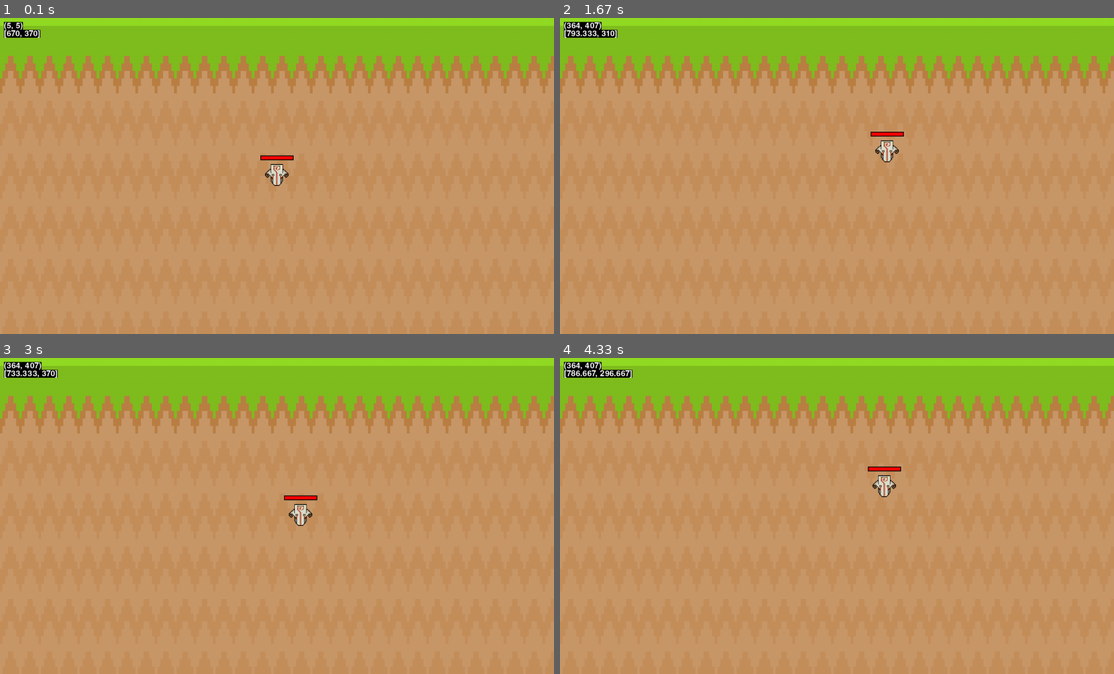
Above: before the commit, frames 1-4 (two rows, left to right).
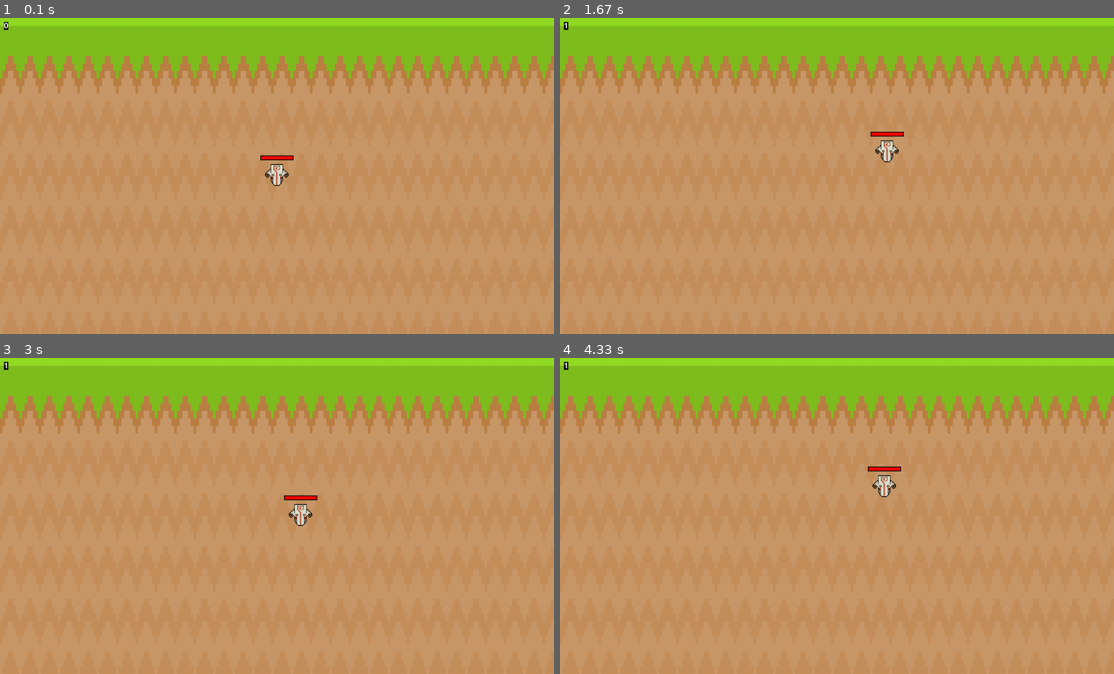
Above: after the commit, the same moments.

Repository: ArcherWayne/pygame_juggernaut_simulator
Game: pygame game, started from main.py
Two runs of this game, one before a commit and one after it. Both use one fixed random seed, a clock stepped at 60 frames per second and the inputs below.
Inputs (mouse positions are in pixels of both pictures, inside the frame that each line leads up to):
- Up to frame 1 (0.1 s): no input
- Up to frame 2 (1.67 s): right-click (704, 179) at 0.38 s; hold D 0.67-1.13 s; hold W 1.17-1.47 s; hold D from 1.5 s (still down)
- Up to frame 3 (3 s): release D at 1.97 s; hold A 2-2.53 s; hold S 2.57-2.87 s; hold A from 2.9 s (still down)
- Up to frame 4 (4.33 s): release A at 3.3 s; hold W 3.33-3.7 s; hold D from 3.73 s (still down)

The runs differ from the first frame. In frame 1, 0.2% of the frame differs, in the area x 0-8%, y 1-7%; in frame 2, 0.4%; in frame 3, 0.4%; in frame 4, 0.5%, in the area x 0-14%, y 1-7%.

Commit message:
mouse_movement

Diff:
--- a/hero.py
+++ b/hero.py
@@ -25,9 +25,13 @@
         self.rect = self.image.get_rect(center=(WIN_WIDTH / 2, WIN_HEIGHT / 2))
 
         # movement
+        self.flag_moving = 0
         self.pos = pygame.math.Vector2(self.rect.topleft)
         self.direction = pygame.math.Vector2()
         self.old_rect = self.rect.copy()
+
+    def get_dt(self, dt):
+        self.dt = dt
 
     def draw_health_bar(self):
         health_bar_background = pygame.Rect(self.rect.midtop[0] - 42, self.rect.midtop[1] - 22, 84, 12)
@@ -35,7 +39,7 @@
         pygame.draw.rect(screen, BLACK, health_bar_background)
         pygame.draw.rect(screen, RED, health_bar_content)
 
-    def keyboard_movement(self, dt):
+    def keyboard_movement(self):
         keys = pygame.key.get_pressed()
         if keys[pygame.K_w]:
             self.direction.y = -1
@@ -54,12 +58,24 @@
         if self.direction.magnitude() != 0:
             self.direction = self.direction.normalize()
 
-        debug(self.pos, 10, 30)
+        self.pos.x += self.direction.x * self.movement_speed * self.dt
+        self.rect.x = round(self.pos.x)
+        self.pos.y += self.direction.y * self.movement_speed * self.dt
+        self.rect.y = round(self.pos.y)
 
-        self.pos.x += self.direction.x * self.movement_speed * dt
-        self.rect.x = round(self.pos.x)
-        self.pos.y += self.direction.y * self.movement_speed * dt
-        self.rect.y = round(self.pos.y)
+    def init_mouse_movement(self, mouse_click_pos):
+        self.target_pos = mouse_click_pos
+        if self.rect.midbottom != mouse_click_pos:
+            self.flag_moving = 1
+
+    def mouse_movement(self):
+        debug(self.flag_moving, 10, 10)
+        if self.flag_moving:
+            y_distance = self.rect.midbottom[1] - self.target_pos[1]
+            x_distance = self.rect.midbottom[0] - self.target_pos[0]
+
+
+
 
     def boundary(self):
         if self.rect.left < 0:
@@ -78,8 +94,9 @@
             self.rect.bottom = WIN_HEIGHT
             self.pos.y = self.rect.y
 
-    def update(self, dt):
+    def update(self):
         self.old_rect = self.rect.copy()
-        self.keyboard_movement(dt)
+        self.keyboard_movement()
+        self.mouse_movement()
         self.boundary()
         self.draw_health_bar()
--- a/main.py
+++ b/main.py
@@ -3,7 +3,7 @@
 from creep import Creep
 from hero import Hero
 from debug import debug
-
+from mouse_action import mouse_action
 
 # general setup --------------------------------------------------------------------------------------------- #
 ## pygame setup
@@ -30,21 +30,23 @@
 hero = Hero(all_sprites, 'Juggernaut', HERO_HEALTH, HERO_MOVEMENT_SPEED, HERO_DAMAGE, HERO_FORESWING, HERO_BACKSWING)
 # groups, name, health, movement_speed, damage, foreswing, backswing
 
-# mouse control --------------------------------------------------------------------------------------------- #
-mouse_pos = (0, 0)
-
-
-
 # main ------------------------------------------------------------------------------------------------------ #
 
 
 def main():
     last_time = time.time()
+
+    # mouse control init ------------------------------------------------------------------------------------ #
+    mouse_pos = (0, 0)
+    mouse_click_pos = (0, 0)
+    mouse_click_button = 0
+
     while True:
 
 
         # delta time    ------------------------------------------------------------------------------------- #
         dt = time.time() - last_time
+        hero.get_dt(dt)
         last_time = time.time()
 
         # event loop    ------------------------------------------------------------------------------------- #
@@ -53,7 +55,13 @@
                 pygame.quit()
                 sys.exit()
 
-        mouse_pos = pygame.mouse.get_pos()
+            if event.type == pygame.MOUSEMOTION:
+                mouse_pos = event.pos
+
+            if event.type == pygame.MOUSEBUTTONDOWN:
+                mouse_click_pos = event.pos
+                mouse_click_button = event.button
+                mouse_action(mouse_pos, mouse_click_pos, mouse_click_button, hero)
 
         if game_active:
 
@@ -61,13 +69,13 @@
             # draw stuff    --------------------------------------------------------------------------------- #
             screen.fill(WHITE)
             screen.blit(background_surface, background_rect)
-            all_sprites.update(dt)
+            all_sprites.update()
             all_sprites.draw(screen)
 
-            debug(mouse_pos, 10, 10)
-
-            pygame.display.update()
-
+        # debug(mouse_pos, 10, 10)
+        # debug(mouse_click_pos, 10 ,30)
+        # debug(mouse_click_button, 10, 50)
+        pygame.display.update()
 
 if __name__ == "__main__":
     main()
--- a/mouse_action.py
+++ b/mouse_action.py
@@ -1,13 +1,11 @@
 import pygame
+from hero import Hero
 
-# class MouseAction():
-#     def __init__(self) -> None:
-#         pass
+def mouse_action(mouse_pos, mouse_click_pos, mouse_click_button, hero):
+    # mouse_pos_ma = mouse_pos
+    # mouse_click_pos_ma = mouse_click_pos
+    # mouse_click_button_ma = mouse_click_button
+    # dt_ma = dt
 
-#     def mouse_event(self):
-#         if event.type == pygame.MOUSEMOTION:
-#             self.mouse_position =
-
-
-def mouse_action():
-    pass
+    if mouse_click_button == 3:
+        hero.init_mouse_movement(mouse_click_pos)
--- a/tempCodeRunnerFile.py
+++ b/tempCodeRunnerFile.py
@@ -1,8 +1 @@
-tsg = 20
-
-def foo(info):
-    for arg_name in info:
-        return info[arg_name], arg_name
-
-
-print(foo(tsg))
+use_action(mouse_pos, mouse_click_pos, mouse_click_button
Not shown, changed: todo.md
